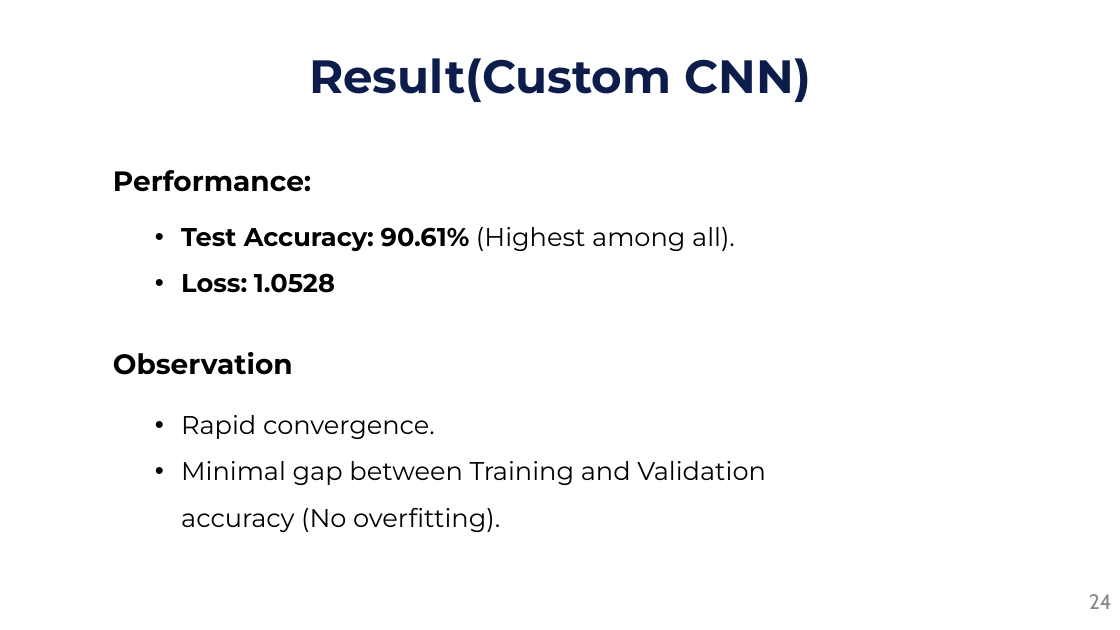
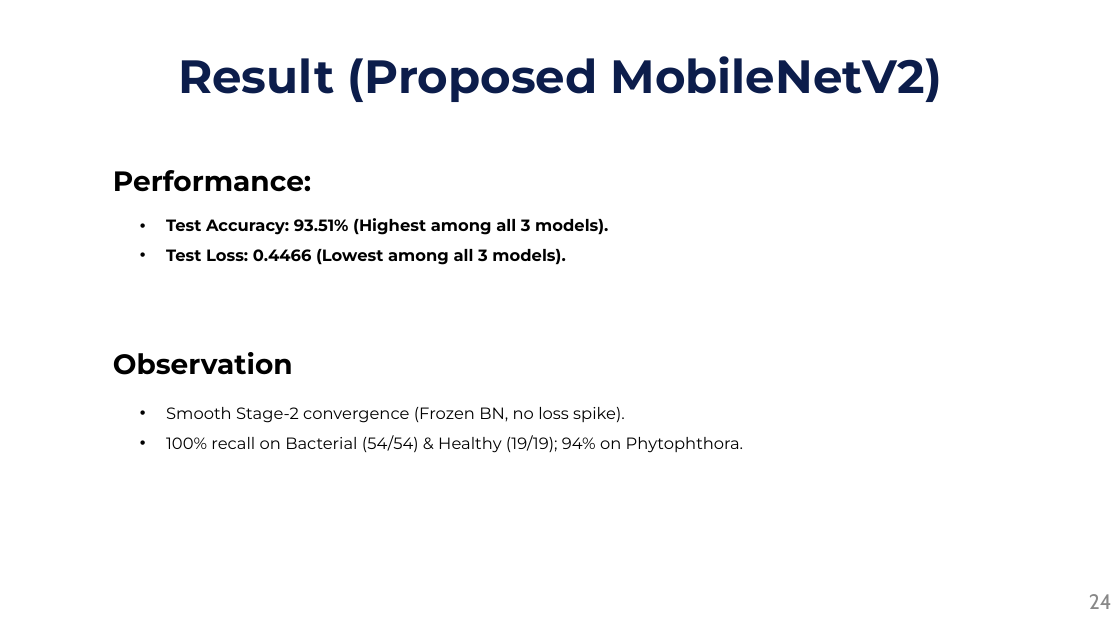
Before and after one commit to mamunonweb/capstone, a slide deck: slide 24 of 01/presentation/Potato_Leaf_Disease_Defense_Slides.pptx. Drawn at 1120x630 pixels with LibreOffice and Linux fonts; fonts in the diff are those of the drawing. Boxes give left, top, right and bottom in pixels: in the first picture for what was removed or moved away, otherwise in the second. Text is boxed around its words. In the diff, an @@ line names an element or a change of style, - is before the commit and + after.

Commit message:
Align 01 report and slides with verified 3-model GPU results (MobileNetV2, MultiNet-V3, InceptionV3)

```diff
--- a/01/presentation/Potato_Leaf_Disease_Defense_Slides.pptx
+++ b/01/presentation/Potato_Leaf_Disease_Defense_Slides.pptx
@@ text at (x1=178, y1=56, x2=942, y2=102): text changed @@
-Result(Custom CNN)
+Result (Proposed MobileNetV2)
@@ text at (x1=166, y1=218, x2=608, y2=265): text changed; size 22 to 14 pt @@
-  • Test Accuracy: 90.61% (Highest among all).
-  • Loss: 1.0528
+  • Test Accuracy: 93.51% (Highest among all 3 models).
+  • Test Loss: 0.4466 (Lowest among all 3 models).
@@ text at (x1=166, y1=407, x2=743, y2=453): text changed; size 22 to 14 pt @@
-  • Rapid convergence.
-  • Minimal gap between Training and Validation accuracy (No overfitting).
+  • Smooth Stage-2 convergence (Frozen BN, no loss spike).
+  • 100% recall on Bacterial (54/54) & Healthy (19/19); 94% on Phytophthora.
```
Also in this commit, not shown: 28 other slides changed, 1 slide added, 2 slides removed, 25 other files.
